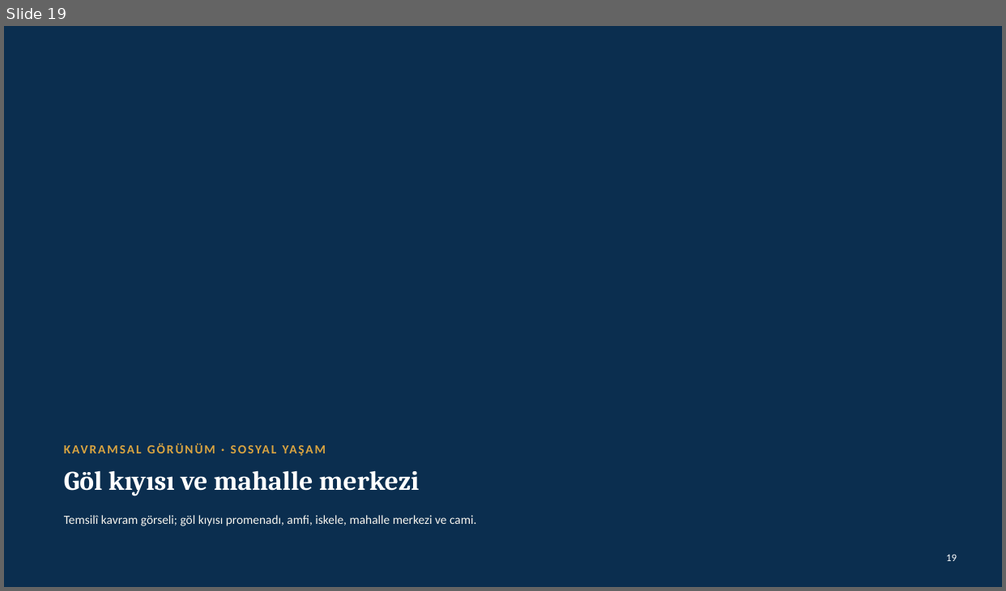
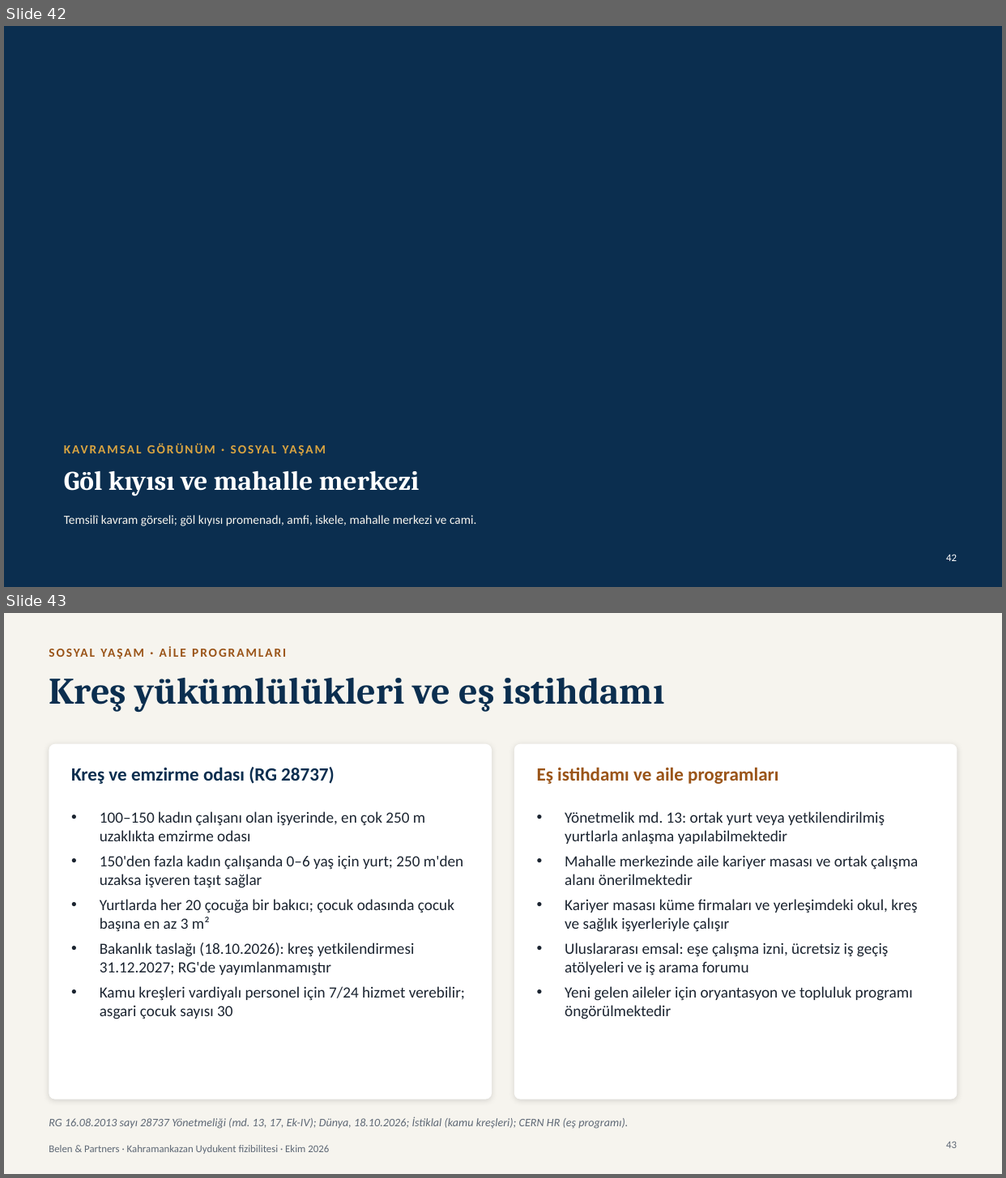
Before and after one commit to modularbelen-del/sunum, a slide deck: reports/Kahramankazan Uydukent sunumu.pptx. Shown one above the other, each under a label of ours: slide 19 before the commit, slides 42 and 43 after it. The pictures are 1006x591 and 1006x1178 pixels, drawn with LibreOffice and Linux fonts; fonts in the diff are those of the drawing; background and template pictures are left out. Boxes give left, top, right and bottom in pixels: in the first picture for what was removed or moved away, otherwise in the second. Text is boxed around its words. In the diff, an @@ line names an element or a change of style, - is before the commit and + after.

```diff
--- a/reports/Kahramankazan Uydukent sunumu.pptx
+++ b/reports/Kahramankazan Uydukent sunumu.pptx
@@ slide 43 added at bbox=[4, 613, 1002, 1174], background #F6F4EE @@
@@ text added at bbox=[49, 645, 722, 667], 12 pt, text #9A5418, bold @@
+SOSYAL YAŞAM · AİLE PROGRAMLARI
@@ title added at bbox=[49, 678, 665, 712], 36 pt, text #0B2E4F, bold @@
+Kreş yükümlülükleri ve eş istihdamı
@@ rounded rectangle added at bbox=[49, 744, 492, 1100], fill #FFFFFF @@
@@ rounded rectangle added at bbox=[514, 744, 957, 1100], fill #FFFFFF @@
@@ text added at bbox=[71, 767, 334, 784], 18 pt, text #0B2E4F, bold @@
+Kreş ve emzirme odası (RG 28737)
@@ text added at bbox=[537, 767, 778, 784], 18 pt, text #9A5418, bold @@
+Eş istihdamı ve aile programları
@@ text added at bbox=[100, 811, 465, 1020], 15 pt, text #1B2430 @@
+• 100–150 kadın çalışanı olan işyerinde, en çok 250 m uzaklıkta emzirme odası
+• 150'den fazla kadın çalışanda 0–6 yaş için yurt; 250 m'den uzaksa işveren taşıt sağlar
+• Yurtlarda her 20 çocuğa bir bakıcı; çocuk odasında çocuk başına en az 3 m²
+• Bakanlık taslağı (18.10.2026): kreş yetkilendirmesi 31.12.2027; RG'de yayımlanmamıştır
+• Kamu kreşleri vardiyalı personel için 7/24 hizmet verebilir; asgari çocuk sayısı 30
@@ text added at bbox=[565, 811, 918, 1020], 15 pt, text #1B2430 @@
+• Yönetmelik md. 13: ortak yurt veya yetkilendirilmiş yurtlarla anlaşma yapılabilmektedir
+• Mahalle merkezinde aile kariyer masası ve ortak çalışma alanı önerilmektedir
+• Kariyer masası küme firmaları ve yerleşimdeki okul, kreş ve sağlık işyerleriyle çalışır
+• Uluslararası emsal: eşe çalışma izni, ücretsiz iş geçiş atölyeleri ve iş arama forumu
+• Yeni gelen aileler için oryantasyon ve topluluk programı öngörülmektedir
@@ text added at bbox=[49, 1117, 628, 1129], 11 pt, text #5E6875, italic @@
+RG 16.08.2013 sayı 28737 Yönetmeliği (md. 13, 17, Ek-IV); Dünya, 18.10.2026; İstiklal (kamu kreşleri); CERN HR (eş programı).
@@ text added at bbox=[49, 1145, 329, 1154], 10 pt, text #5E6875 @@
+Belen & Partners · Kahramankazan Uydukent fizibilitesi · Ekim 2026
@@ page number added at bbox=[946, 1142, 957, 1148], 10 pt, text #5E6875 @@
+43
@@ what was slide 19 is now slide 42 @@
@@ page number at bbox=[946, 554, 957, 561]: text changed @@
-19
+42
```
Also in this commit, not shown: 5 slides changed, 34 other slides added, 2 other files.
